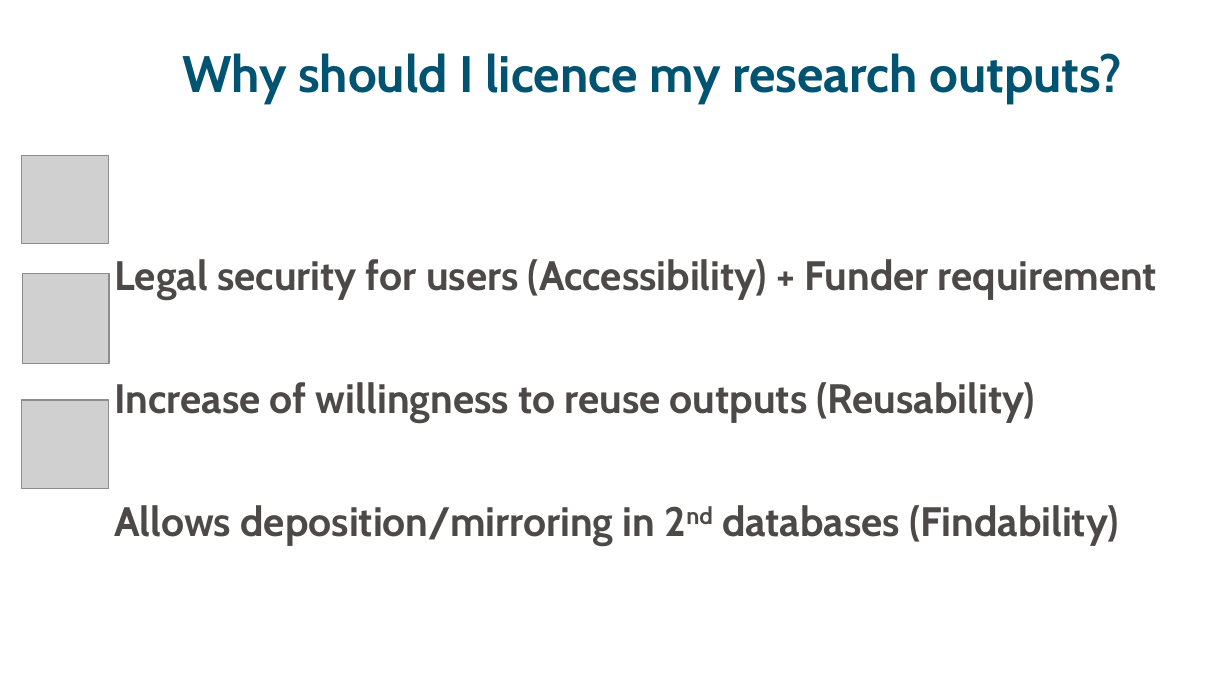
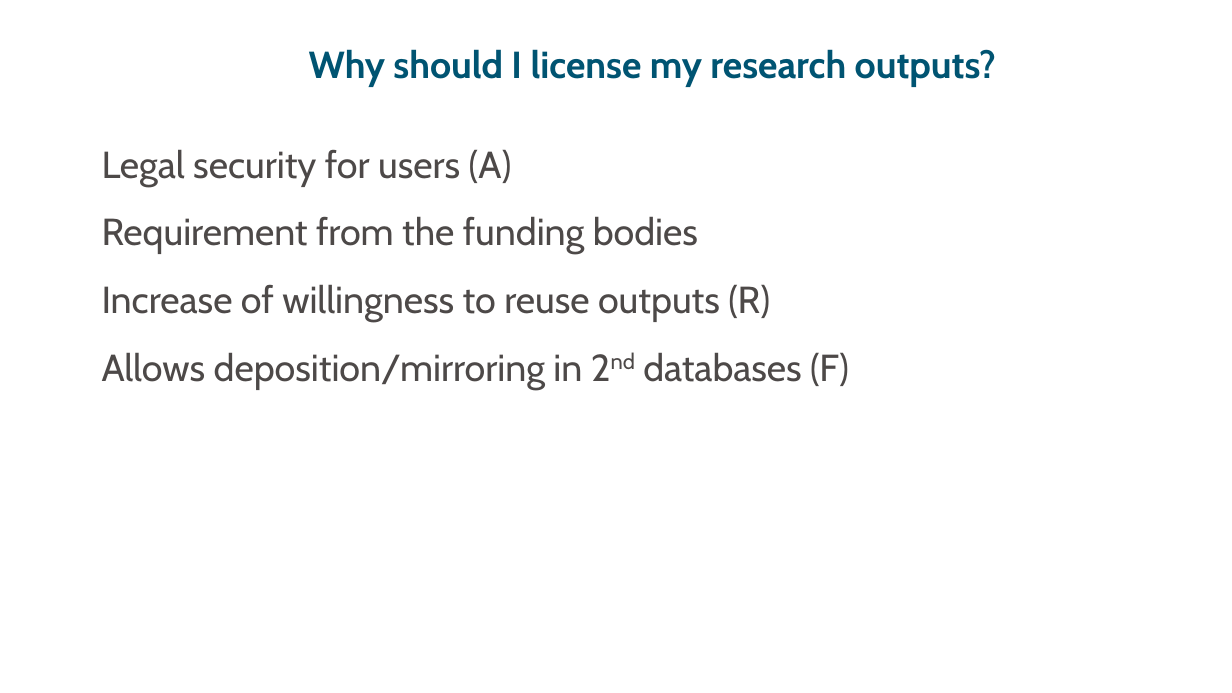
Before and after one commit to ELIXIR-Norway-Training/DMP-writing-workshop, a slide deck: slide 11 of 06_Licensing.odp (slide 16 before the commit). Drawn at 1232x693 pixels with LibreOffice and Linux fonts; fonts in the diff are those of the drawing; grey boxes stand for pictures. Boxes give left, top, right and bottom in pixels: in the first picture for what was removed or moved away, otherwise in the second. Text is boxed around its words. In the diff, an @@ line names an element or a change of style, - is before the commit and + after.

```diff
--- a/06_Licensing.odp
+++ b/06_Licensing.odp
@@ text at (x1=309, y1=49, x2=996, y2=87): text changed; size 30 to 22 pt @@
-Why should I licence my research outputs?
+Why should I license my research outputs?
@@ text at (x1=102, y1=149, x2=849, y2=390): text changed; size 24 to 22 pt; bold off @@
-Legal security for users (Accessibility) + Funder requirement
-Increase of willingness to reuse outputs (Reusability)
-Allows deposition/mirroring in 2nd databases (Findability)
+Legal security for users (A)
+Requirement from the funding bodies
+Increase of willingness to reuse outputs (R)
+Allows deposition/mirroring in 2nd databases (F)
@@ picture removed at (x1=22, y1=155, x2=108, y2=244) @@
@@ picture removed at (x1=22, y1=274, x2=108, y2=363) @@
@@ picture removed at (x1=22, y1=400, x2=108, y2=489) @@
```
Also in this commit, not shown: 8 other slides changed, 33 slides removed, 1 other file.
